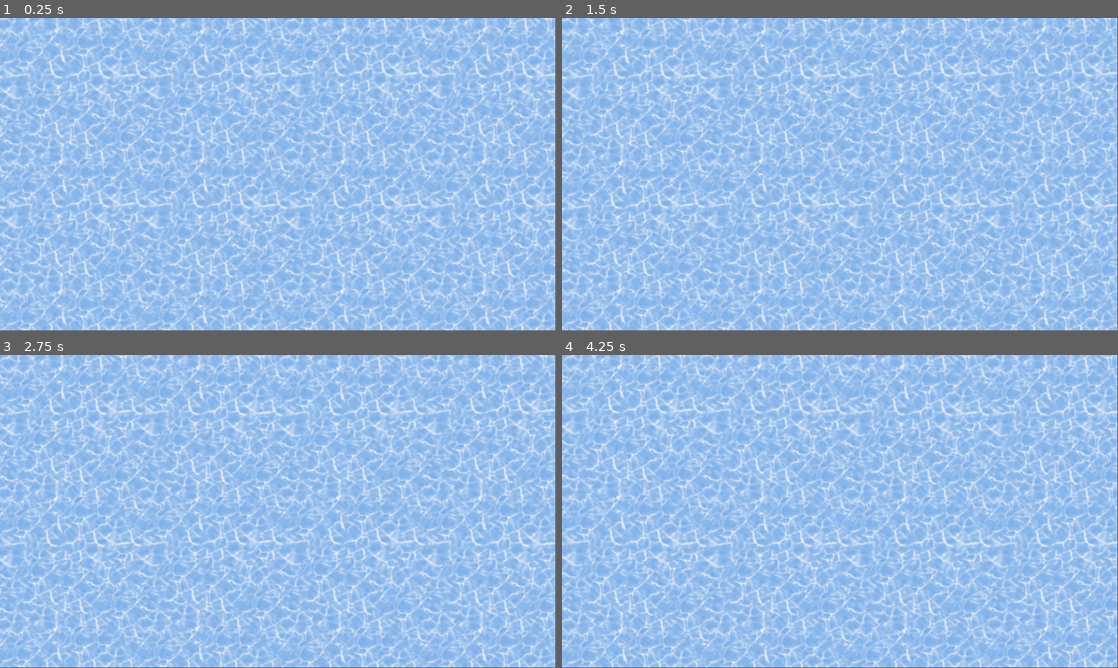
Above: before the commit, frames 1-4 (two rows, left to right).
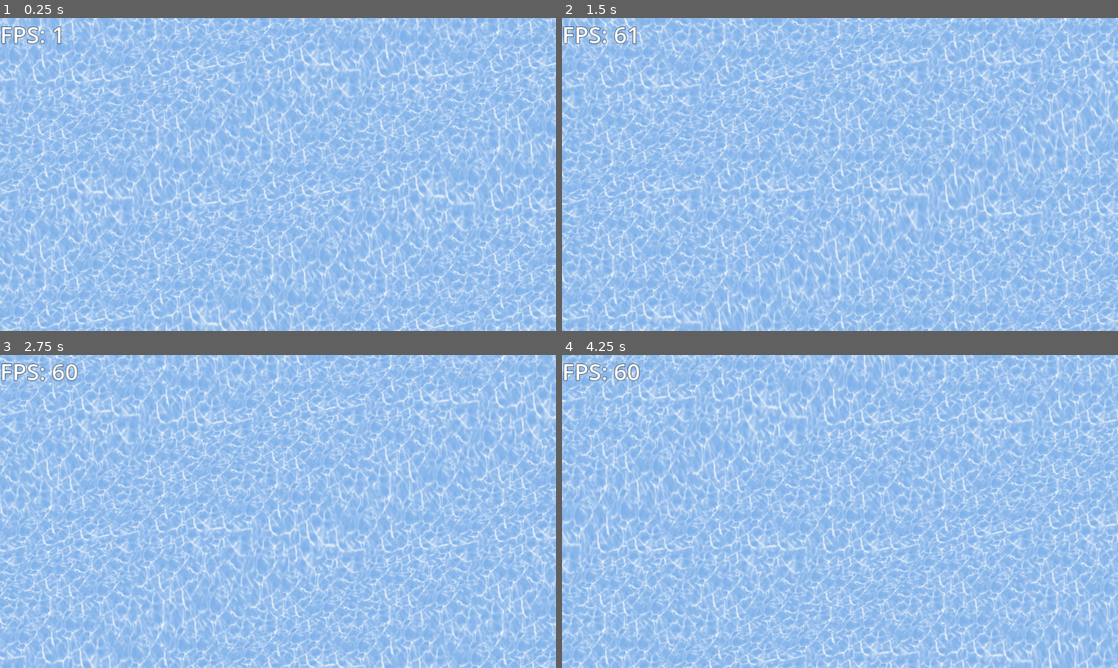
Above: after the commit, the same moments.

Repository: fj0lverkr/water-shader-test
Game: Godot game, scene res://scenes/main/main.tscn
Same seed, same stepped clock (60 frames per second), same inputs: the game is played once before the commit and once after it.
Inputs:
- Up to frame 1 (0.25 s): no input
- Up to frame 2 (1.5 s): no input
- Up to frame 3 (2.75 s): no input
- Up to frame 4 (4.25 s): no input
In our replay, the window is 799x449 before the commit and 800x450 after it. These sizes can differ from the game's own. Grey fills any space a smaller window leaves; there, only what the larger window draws over its background counts as a difference.

The runs differ from the first frame. In frame 1, 36% of the frame differs, in the area x 0-100%, y 0-100%; in frame 2, 36%; in frame 3, 35%; in frame 4, 36%.

Commit message:
Good proof of concept project.

Diff:
--- a/assets/shaders/water_shader_material.tres
+++ b/assets/shaders/water_shader_material.tres
@@ -4,8 +4,8 @@
 
 [resource]
 shader = ExtResource("1_iwnn8")
-shader_parameter/tiled_factor = Vector2(4, 4)
-shader_parameter/aspect_ratio = 0.608295
-shader_parameter/amplitude = Vector2(0.02, 0.01)
-shader_parameter/offset_factor = Vector2(4, 2)
+shader_parameter/tiled_factor = Vector2(5, 5)
+shader_parameter/aspect_ratio = 0.5
+shader_parameter/amplitude = Vector2(0.05, 0.1)
+shader_parameter/offset_factor = Vector2(2, 2)
 shader_parameter/time_scale = Vector2(1, 1)
--- a/project.godot
+++ b/project.godot
@@ -15,6 +15,11 @@
 config/features=PackedStringArray("4.3", "Mobile")
 config/icon="res://icon.svg"
 
+[display]
+
+window/stretch/mode="canvas_items"
+window/stretch/aspect="keep_width"
+
 [rendering]
 
 textures/canvas_textures/default_texture_repeat=1
--- /dev/null
+++ b/scenes/main/main.gd
@@ -0,0 +1,14 @@
+extends Node2D
+
+@onready
+var fps_label: Label = $Label
+
+var _initial_text: String
+
+
+func _ready() -> void:
+	_initial_text = fps_label.text
+
+
+func _process(_delta: float) -> void:
+	fps_label.text = _initial_text + str(Engine.get_frames_per_second())
--- a/scenes/main/main.tscn
+++ b/scenes/main/main.tscn
@@ -1,7 +1,20 @@
-[gd_scene load_steps=2 format=3 uid="uid://bdlmqtdb87466"]
+[gd_scene load_steps=4 format=3 uid="uid://bdlmqtdb87466"]
 
+[ext_resource type="Script" path="res://scenes/main/main.gd" id="1_3250c"]
 [ext_resource type="PackedScene" uid="uid://b34g5s1yqes5k" path="res://scenes/water/water.tscn" id="1_t83b2"]
 
+[sub_resource type="LabelSettings" id="LabelSettings_p6p0i"]
+font_size = 48
+outline_size = 3
+outline_color = Color(0, 0, 0, 1)
+
 [node name="Main" type="Node2D"]
+script = ExtResource("1_3250c")
 
 [node name="Water" parent="." instance=ExtResource("1_t83b2")]
+
+[node name="Label" type="Label" parent="."]
+offset_right = 40.0
+offset_bottom = 23.0
+text = "FPS: "
+label_settings = SubResource("LabelSettings_p6p0i")
--- a/scenes/water/water.gd
+++ b/scenes/water/water.gd
@@ -1,30 +1,55 @@
 @tool
+class_name WaterShader
 extends Sprite2D
 
 const RATIO: String = "aspect_ratio"
-const AMP: String = "_amplitude"
-const TILING: String = "_tiled_factor"
-const OFFSET: String = "_offset_factor"
-const TIME: String = "_time_scale"
+const AMP: String = "amplitude"
+const TILING: String = "tiled_factor"
+const OFFSET: String = "offset_factor"
+const TIME: String = "time_scale"
+
+signal export_value_changed(name: String, value: Vector2)
 
 @export
-var _tiled_factor: Vector2 = Vector2(5.0, 5.0)
+var tiled_factor: Vector2 = Vector2(5.0, 5.0):
+	set(v):
+		tiled_factor = v
+		export_value_changed.emit(TILING, v)
+
 @export
-var _amplitude: Vector2 = Vector2(0.05, 0.1)
+var amplitude: Vector2 = Vector2(0.05, 0.1):
+	set(v):
+		amplitude = v
+		export_value_changed.emit(AMP, v)
+
 @export
-var _offset_factor: Vector2 = Vector2(2.0, 2.0)
+var offset_factor: Vector2 = Vector2(2.0, 2.0):
+	set(v):
+		offset_factor = v
+		export_value_changed.emit(OFFSET, v)
+
 @export
-var _time_scale: Vector2 = Vector2(1.0, 1.0)
+var time_scale: Vector2 = Vector2(1.0, 1.0):
+	set(v):
+		time_scale = v
+		export_value_changed.emit(TIME, v)
 
 
 func _ready() -> void:
-	print(material.get_shader_parameter(TIME))
-	material.set_shader_parameter(AMP, _amplitude)
-	material.set_shader_parameter(TILING, _tiled_factor)
-	material.set_shader_parameter(OFFSET, _offset_factor)
-	material.set_shader_parameter(TIME, _time_scale)
-	print(material.get_shader_parameter(TIME))
+	if Engine.is_editor_hint():
+		export_value_changed.connect(_on_export_value_changed)
+	else:
+		material.set_shader_parameter(AMP, amplitude)
+		material.set_shader_parameter(TILING, tiled_factor)
+		material.set_shader_parameter(OFFSET, offset_factor)
+		material.set_shader_parameter(TIME, time_scale)
 
 
 func _on_item_rect_changed() -> void:
 	material.set_shader_parameter(RATIO, scale.y / scale.x)
+
+
+func _on_export_value_changed(param_name: String, value: Vector2) -> void:
+	print(material.get_shader_parameter(param_name))
+	material.set_shader_parameter(param_name, value)
+	print(material.get_shader_parameter(param_name))
